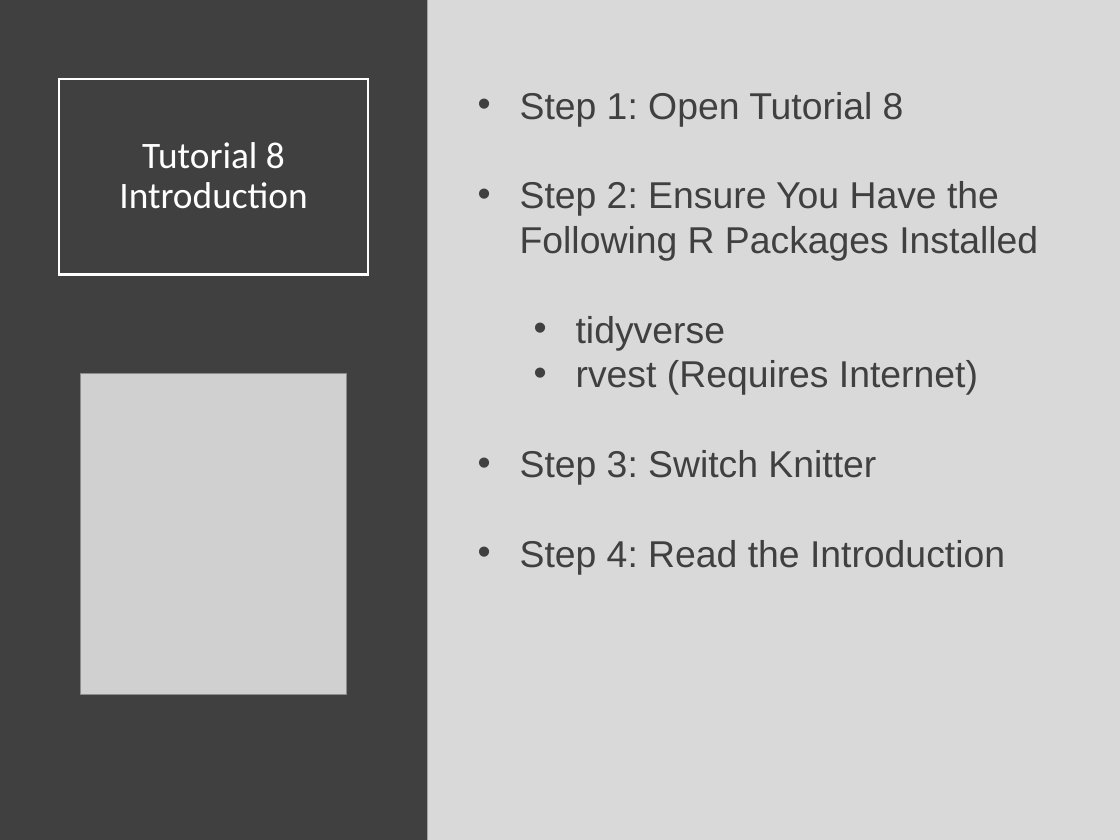
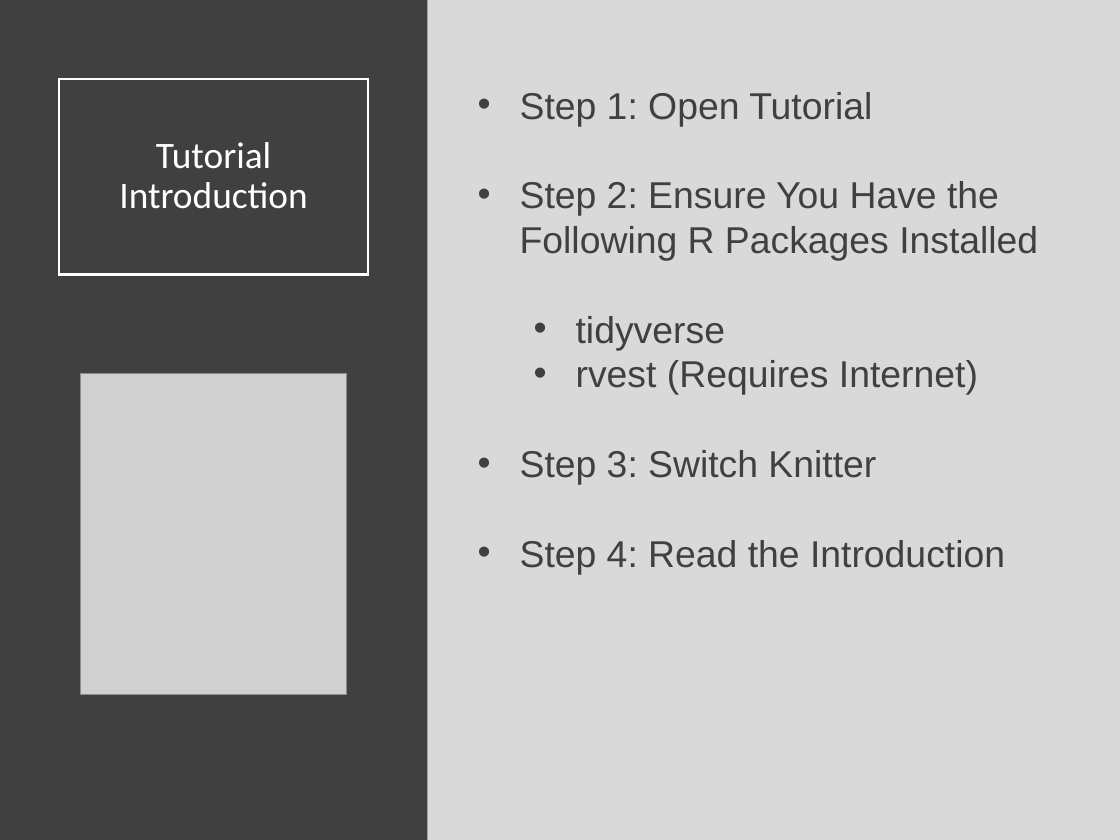
Before and after one commit to Yixf-Self/STOR320_WEBSITE, a slide deck: slide 3 of Lecture/Web Scraping 2/Web_Scraping_2_Lecture.pptx. Drawn at 1120x840 pixels with LibreOffice and Linux fonts; fonts in the diff are those of the drawing; grey boxes stand for pictures. Boxes give left, top, right and bottom in pixels: in the first picture for what was removed or moved away, otherwise in the second. Text is boxed around its words. In the diff, an @@ line names an element or a change of style, - is before the commit and + after.

```diff
--- a/Lecture/Web Scraping 2/Web_Scraping_2_Lecture.pptx
+++ b/Lecture/Web Scraping 2/Web_Scraping_2_Lecture.pptx
@@ text at bbox=[520, 92, 872, 126]: text changed @@
-• Step 1: Open Tutorial 8
+• Step 1: Open Tutorial
@@ title at bbox=[119, 142, 307, 209]: text changed @@
-Tutorial 8
-Introduction
+Tutorial
+Introduction
```
Also in this commit, not shown: 1 other slide changed, 4 other files.
